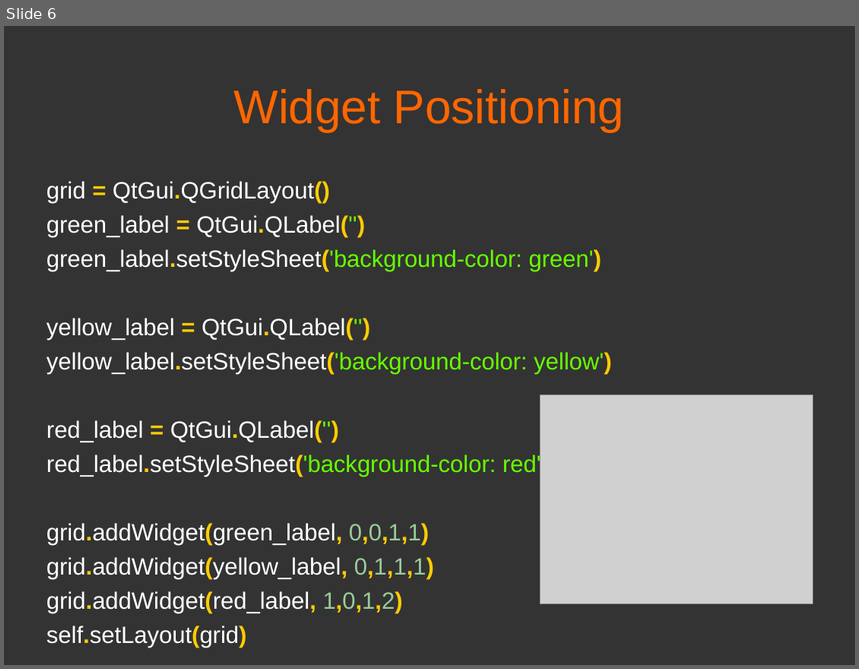
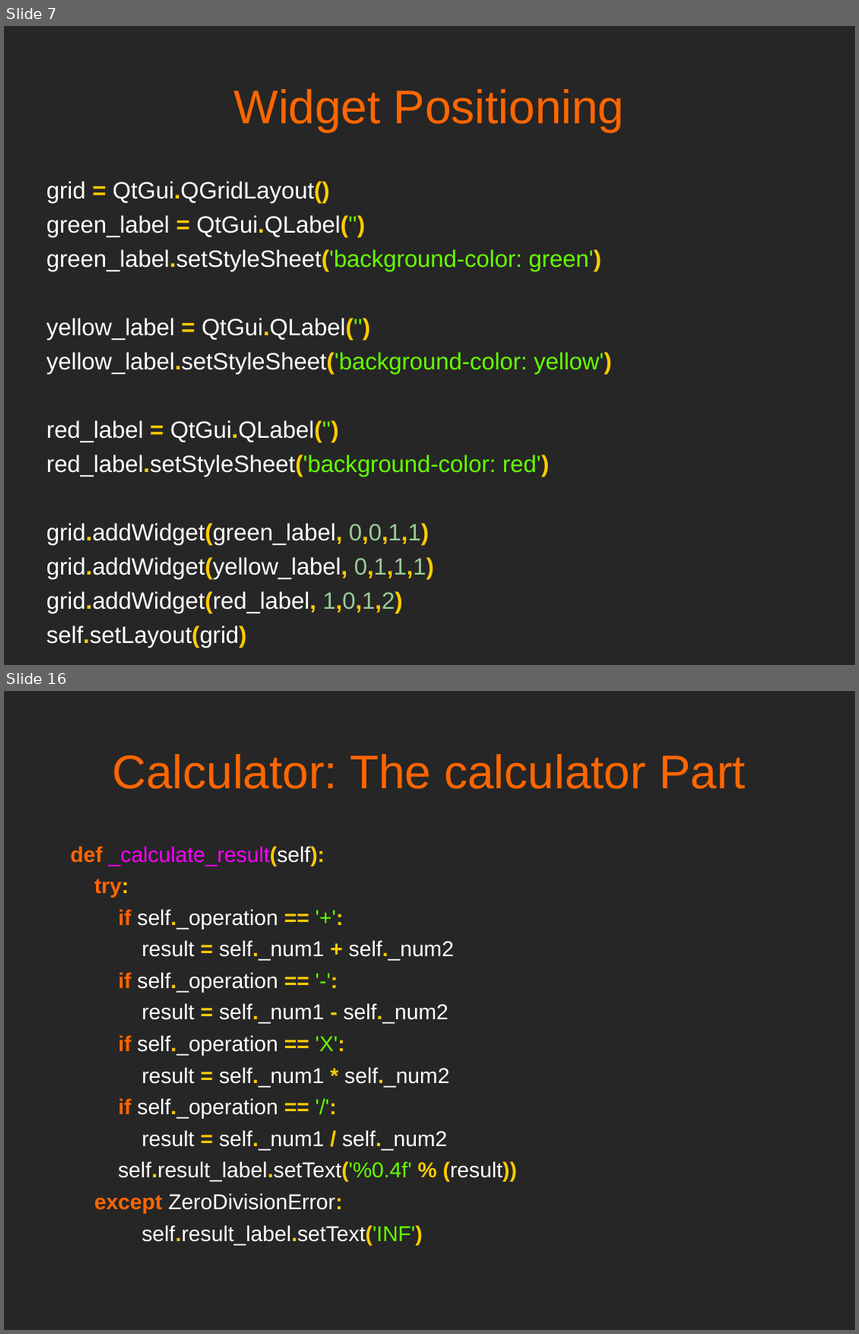
Before and after one commit to mfarhan12/qt-presentation, a slide deck: OPAG QT Presentation.odp. Shown one above the other, each under a label of ours: slide 6 before the commit, slides 7 and 16 after it; the slides between them are not shown. The pictures are 859x669 and 859x1334 pixels, drawn with LibreOffice and Linux fonts; fonts in the diff are those of the drawing; grey boxes stand for pictures. Boxes give left, top, right and bottom in pixels: in the first picture for what was removed or moved away, otherwise in the second. Text is boxed around its words. In the diff, an @@ line names an element or a change of style, - is before the commit and + after.

Commit message:
added calculator slides, modified names slightly

```diff
--- a/OPAG QT Presentation.odp
+++ b/OPAG QT Presentation.odp
@@ slide 16 added at [4, 691, 855, 1330], background #262626 @@
@@ text added at [112, 754, 746, 789], 44 pt, text #FF6600 @@
+Calculator: The calculator Part
@@ text added at [70, 846, 517, 1246], 20 pt, text #FFFFFF @@
+def _calculate_result(self):
+try:
+if self._operation == '+':
+result = self._num1 + self._num2
+if self._operation == '-':
+result = self._num1 - self._num2
+if self._operation == 'X':
+result = self._num1 * self._num2
+if self._operation == '/':
+result = self._num1 / self._num2
+self.result_label.setText('%0.4f' % (result))
+except ZeroDivisionError:
+self.result_label.setText('INF')
@@ what was slide 6 is now slide 7 @@
@@ slide 7 changed as well @@
@@ background #333333 to #262626 @@
@@ picture removed at [540, 395, 813, 604] @@
```
Also in this commit, not shown: 5 other slides changed, 12 other slides added, 5 other files.
